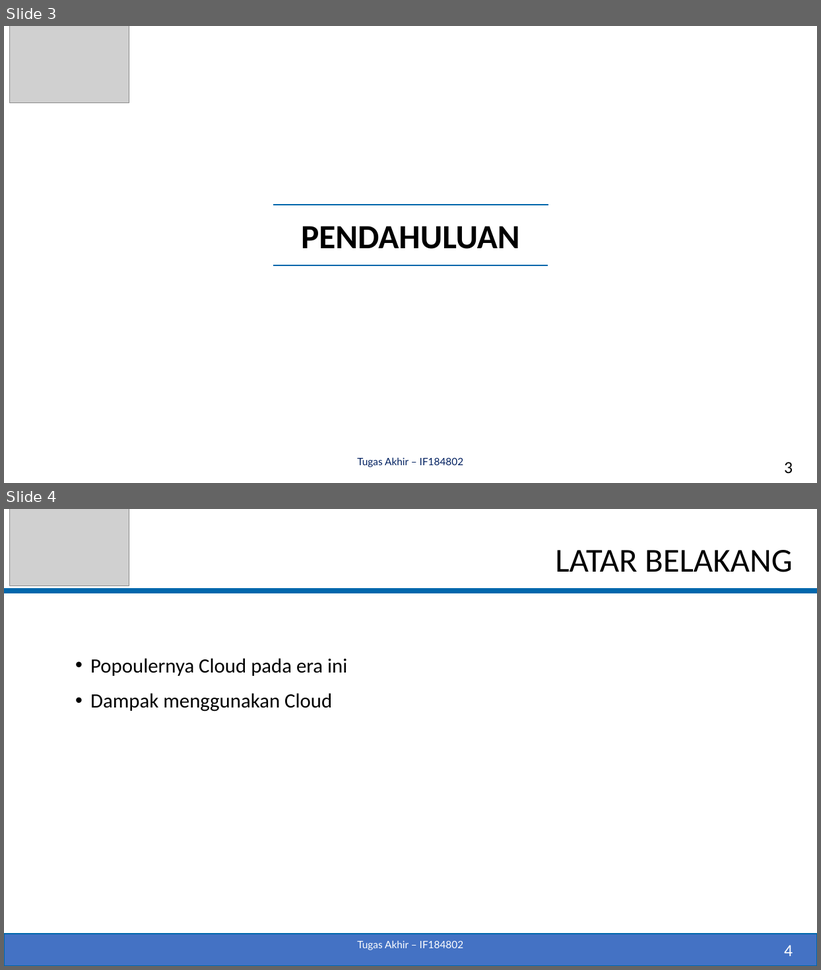
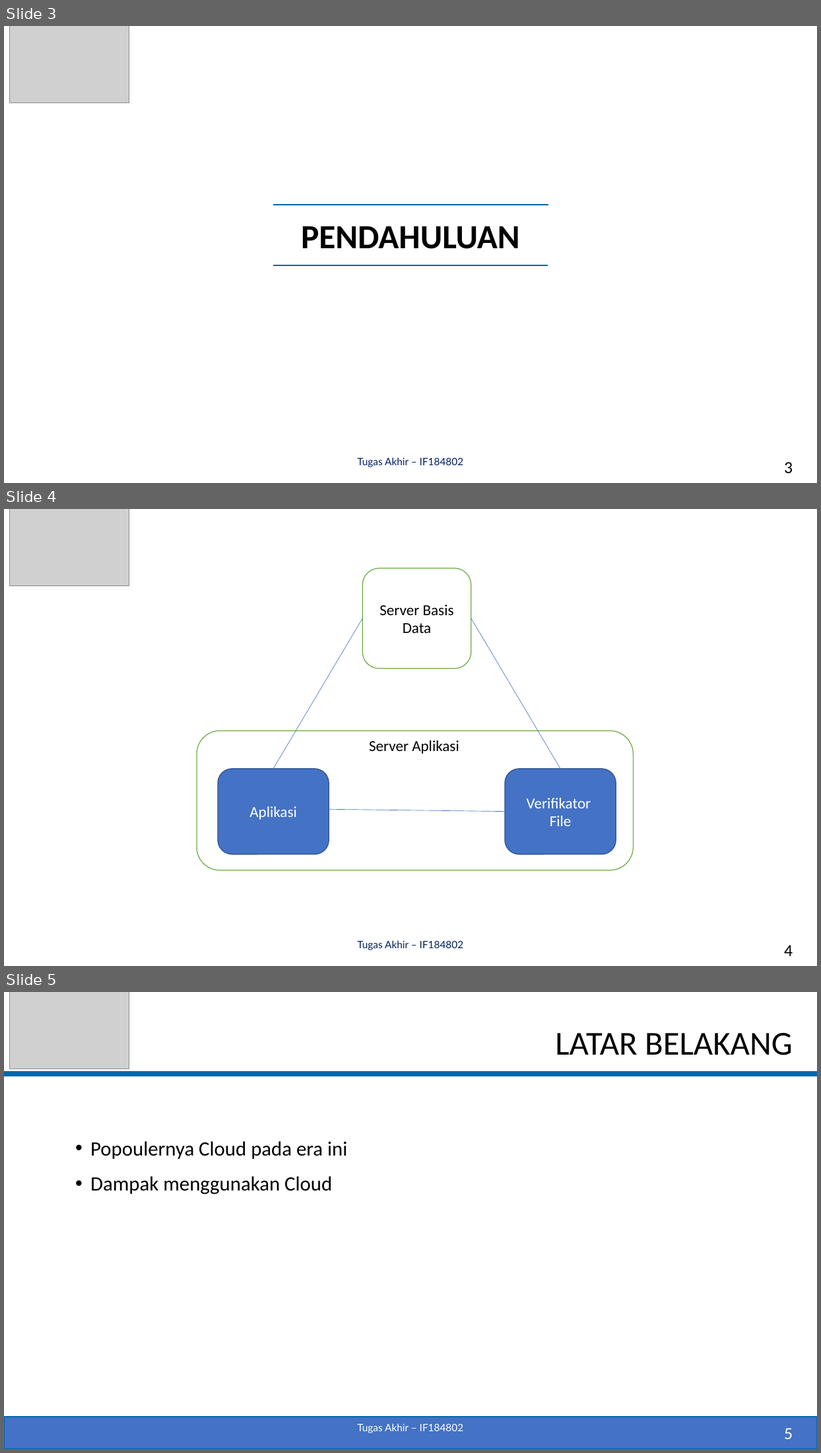
Before and after one commit to fajrisalam/Tugas-Akhir, a slide deck: PPT_SIDANG [Autosaved].pptx. Shown one above the other, each under a label of ours: slides 3 and 4 before the commit, slides 3, 4 and 5 after it. The pictures are 821x970 and 821x1453 pixels, drawn with LibreOffice and Linux fonts; fonts in the diff are those of the drawing; grey boxes stand for pictures. Boxes give left, top, right and bottom in pixels: in the first picture for what was removed or moved away, otherwise in the second. Text is boxed around its words. In the diff, an @@ line names an element or a change of style, - is before the commit and + after.

```diff
--- a/PPT_SIDANG [Autosaved].pptx
+++ b/PPT_SIDANG [Autosaved].pptx
@@ slide 4 added at (4,509,817,966), background #FFFFFF @@
@@ picture added at (9,509,129,586) @@
@@ rounded rectangle added at (362,568,471,668), fill #FFFFFF, outline #70AD47 1 pt, 18 pt, text #000000 @@
+Server Basis Data
@@ line added from (274, 769) to (362, 618), #4472C4 0.5 pt @@
@@ line added from (560, 769) to (471, 618), #4472C4 0.5 pt @@
@@ rounded rectangle added at (197,731,634,871), fill #FFFFFF, outline #70AD47 1 pt @@
@@ text added at (369,741,459,754), 18 pt, text #000000 @@
+Server Aplikasi
@@ rounded rectangle added at (218,769,329,855), fill #4472C4, outline #325491 1 pt, 18 pt, text #FFFFFF @@
+Aplikasi
@@ rounded rectangle added at (505,769,616,855), fill #4472C4, outline #325491 1 pt, 18 pt, text #FFFFFF @@
+Verifikator
+File
@@ line added from (329, 810) to (505, 811), #4472C4 0.5 pt @@
@@ text added at (357,941,464,951), 12 pt, text #002060 @@
+Tugas Akhir – IF184802
@@ page number added at (784,945,793,956), 20 pt, text #000000 @@
+4
@@ what was slide 4 is now slide 5 @@
@@ page number at (784,1428,793,1439): text changed @@
-4
+5
```
Also in this commit, not shown: 1 slide changed, 1 other slide added, 3 other files.
